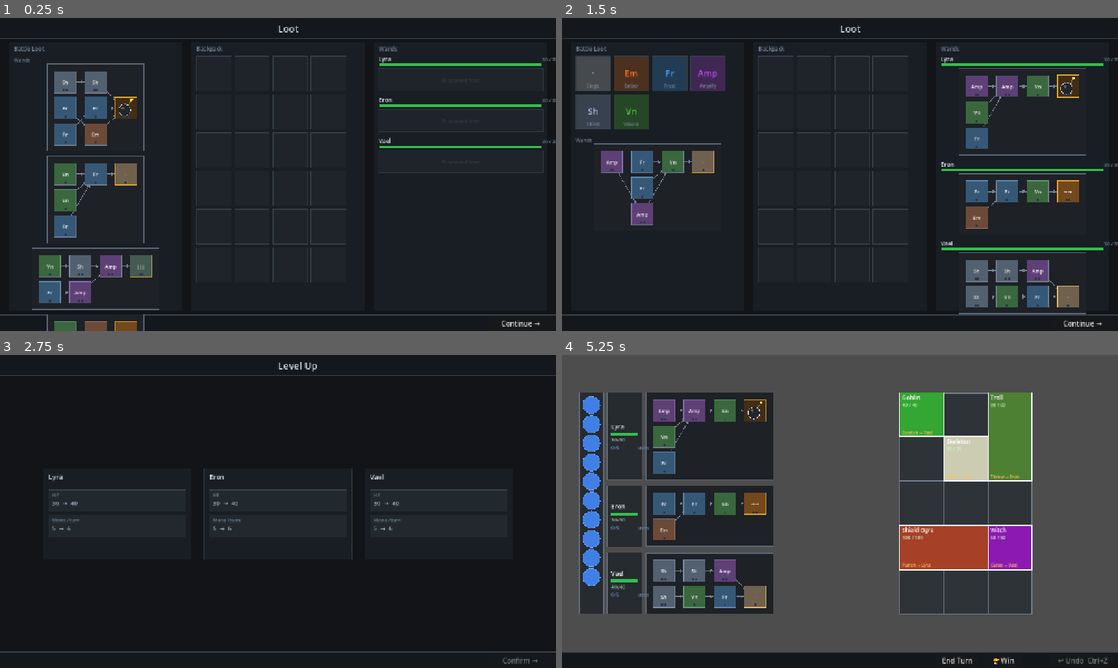
Above: before the commit, frames 1-4 (two rows, left to right).
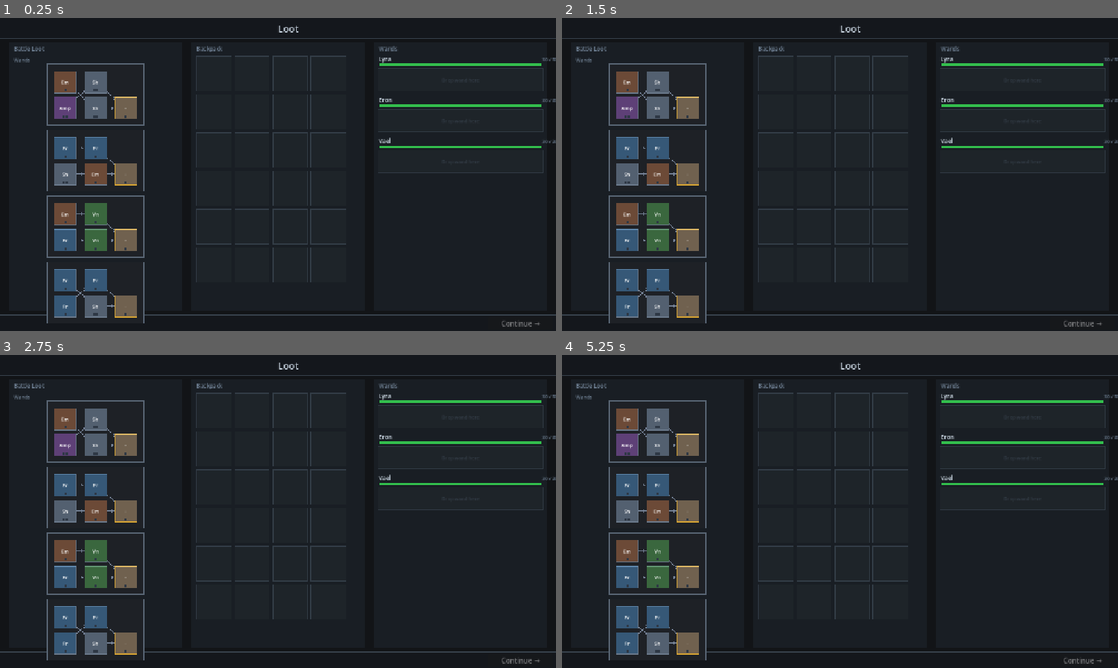
Above: after the commit, the same moments.

Repository: MoYapro/magic-monster-battle
Game: Godot game, scene res://scenes/loot/loot_screen.tscn
Two runs of this game, one before a commit and one after it. Both use one fixed random seed, a clock stepped at 60 frames per second and the inputs below.
Inputs (mouse positions are in pixels of both pictures, inside the frame that each line leads up to):
- Up to frame 1 (0.25 s): no input
- Up to frame 2 (1.5 s): click (1084, 324) at 0.5 s, where only the run before the commit has a clickable "Continue →"; click (1001, 324) at 1.25 s, where only the run before the commit has a clickable "🏆 Win"
- Up to frame 3 (2.75 s): click (522, 661) at 2 s, where only the run before the commit has a clickable "Continue →"
- Up to frame 4 (5.25 s): tap Enter at 2.75 s; move the mouse to (962, 495) at 2.77 s; tap Z at 2.85 s; click (962, 495) at 2.92 s; click (1084, 661) at 3.5 s, where only the run before the commit has a clickable "Confirm →"; tap Space at 4.25 s; drag from (728, 527) to (812, 574) at 4.27 s; click (1079, 661) at 5 s, where only the run before the commit has a clickable "Venture forth →"

The runs differ from the first frame. In frame 1, 7.5% of the frame differs, in the area x 5-98%, y 17-100%; in frame 2, 18%; in frame 3, 9.6%; in frame 4, 75%, in the area x 0-100%, y 0-99%.

Commit message:
simpler starting wands

Diff:
--- a/scripts/battle/wand_display.gd
+++ b/scripts/battle/wand_display.gd
@@ -94,7 +94,7 @@
 	return Rect2(Vector2.ZERO, Vector2(w, h))
 
 
-func _input(event: InputEvent) -> void:
+func _unhandled_input(event: InputEvent) -> void:
 	if _data == null:
 		return
 	if not (event is InputEventMouseButton and event.pressed
--- a/scripts/battle/wand_generator.gd
+++ b/scripts/battle/wand_generator.gd
@@ -7,6 +7,15 @@
 # This guarantees the tip is the unique sink and the graph is acyclic.
 #
 # Column counts and row counts per column are randomised within bounds.
+
+static func generate_starter(rng: RandomNumberGenerator) -> WandData:
+	var wand := generate(rng, 2, 2, 2, 2)
+	for slot: SpellSlotData in wand.slots:
+		if slot.is_tip:
+			slot.spell = SpellData.new("Single", "·", ["tip", "single"],
+					Color(0.90, 0.90, 0.90), [Vector2i(0, 0)], "", 6, 1)
+	return wand
+
 
 static func generate(rng: RandomNumberGenerator, min_cols: int = 2, max_cols: int = 3,
 		min_rows: int = 1, max_rows: int = 3) -> WandData:
--- a/scripts/game_state.gd
+++ b/scripts/game_state.gd
@@ -41,4 +41,4 @@
 	var rng := RandomNumberGenerator.new()
 	rng.randomize()
 	for _i in 4:
-		pending_loot_wands.append(WandGenerator.generate(rng))
+		pending_loot_wands.append(WandGenerator.generate_starter(rng))
--- a/scripts/loot/loot_screen.gd
+++ b/scripts/loot/loot_screen.gd
@@ -53,6 +53,7 @@
 var _dragging_wand: WandData = null
 var _drag_wand_source: int = -2  # -1 = from loot; >= 0 = mage index
 var _drag_pos: Vector2 = Vector2.ZERO
+var _continue_btn: Button = null
 
 
 func _ready() -> void:
@@ -94,7 +95,17 @@
 
 
 func _try_start_drag(pos: Vector2) -> void:
-	# Loot wand displays
+	# Spell slots inside any wand (checked before whole-wand drag)
+	var spell := _try_pick_spell_from_wand(pos)
+	if spell != null:
+		_dragging = spell
+		_drag_source = "loot"
+		_drag_pos = pos
+		get_viewport().set_input_as_handled()
+		queue_redraw()
+		return
+
+	# Loot wand displays (click on wand background = drag whole wand)
 	var wand_idx := _loot_wand_index_at(pos)
 	if wand_idx >= 0:
 		_dragging_wand = GameState.pending_loot_wands[wand_idx]
@@ -218,10 +229,27 @@
 	_mage_row_ys.clear()
 	_mage_row_hs.clear()
 	_build_equip_wands()
+	_refresh_continue_btn()
 	queue_redraw()
 
 
 # --- hit testing helpers ---
+
+func _try_pick_spell_from_wand(pos: Vector2) -> SpellData:
+	var all_wands: Array[WandDisplay] = []
+	all_wands.append_array(_loot_wand_displays)
+	for wd: WandDisplay in _equip_wand_displays:
+		if wd != null:
+			all_wands.append(wd)
+	for wd: WandDisplay in all_wands:
+		var slot := wd.get_slot_at(wd.to_local(pos))
+		if slot != null and slot.spell != null:
+			var spell := slot.spell
+			slot.spell = null
+			wd.queue_redraw()
+			return spell
+	return null
+
 
 func _loot_wand_index_at(pos: Vector2) -> int:
 	for i in _loot_wand_displays.size():
@@ -467,12 +495,27 @@
 func _build_bottom_bar() -> void:
 	var layer := CanvasLayer.new()
 	add_child(layer)
-	var btn := Button.new()
-	btn.text = "Continue →"
-	btn.size = Vector2(148, BOTTOM_BAR_H - 10)
-	btn.position = Vector2(SCREEN_W - 156.0, SCREEN_H - BOTTOM_BAR_H + 5.0)
-	btn.pressed.connect(_on_continue_pressed)
-	layer.add_child(btn)
+	_continue_btn = Button.new()
+	_continue_btn.text = "Continue →"
+	_continue_btn.size = Vector2(148, BOTTOM_BAR_H - 10)
+	_continue_btn.position = Vector2(SCREEN_W - 156.0, SCREEN_H - BOTTOM_BAR_H + 5.0)
+	_continue_btn.pressed.connect(_on_continue_pressed)
+	layer.add_child(_continue_btn)
+	_refresh_continue_btn()
+
+
+func _refresh_continue_btn() -> void:
+	if _continue_btn == null:
+		return
+	if not GameState.is_initial_setup:
+		_continue_btn.disabled = false
+		return
+	for i in GameState.mages.size():
+		var has_wand := i < GameState.wands.size() and GameState.wands[i] != null
+		if not has_wand:
+			_continue_btn.disabled = true
+			return
+	_continue_btn.disabled = false
 
 
 func _on_continue_pressed() -> void:
